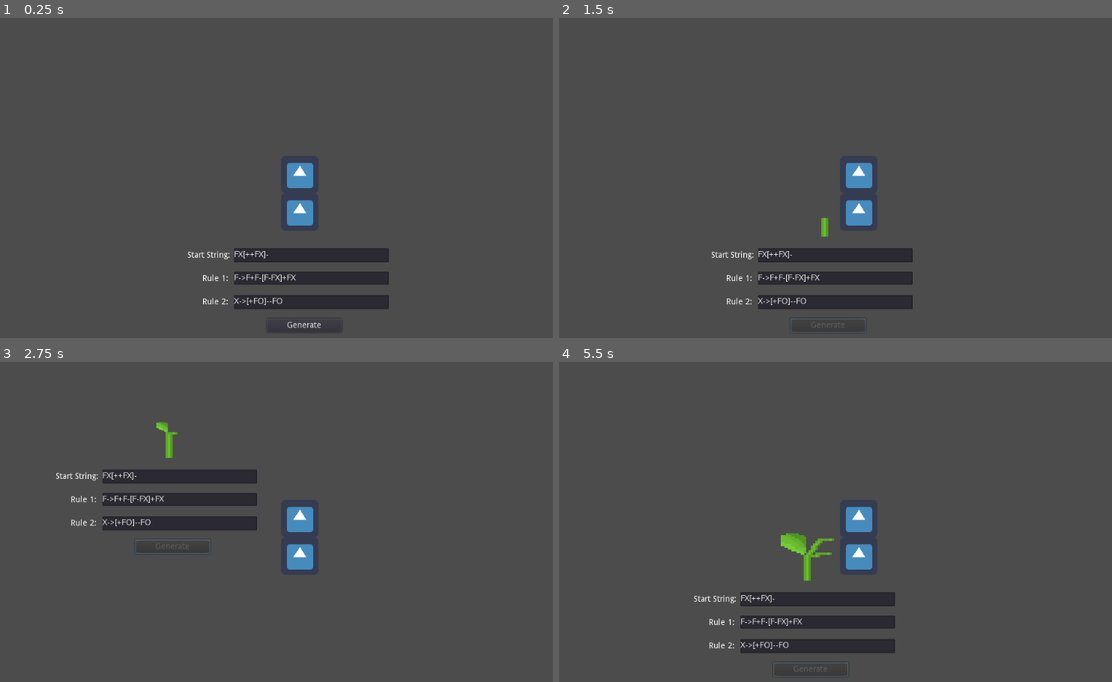
Above: before the commit, frames 1-4 (two rows, left to right).
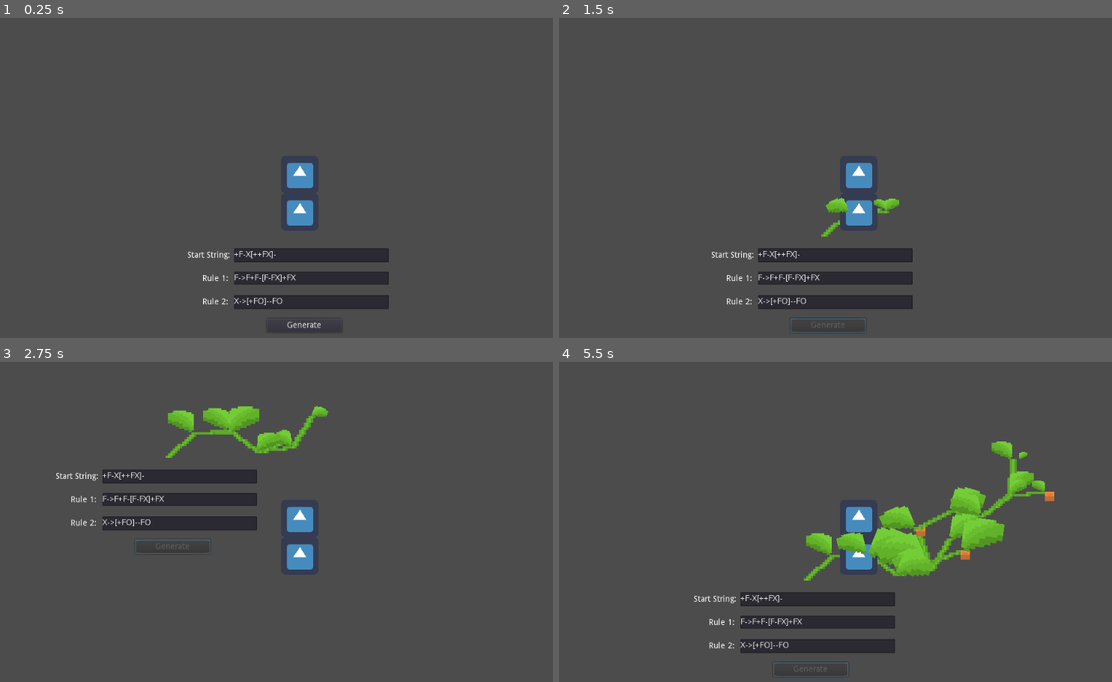
Above: after the commit, the same moments.

Repository: Maxime-Drelon/procedural-pumpkin
Game: Godot game, scene res://Main.tscn
Two runs of this game, one before a commit and one after it. Both use one fixed random seed, a clock stepped at 60 frames per second and the inputs below. The engine's default icon, where the game draws it, is replaced by a stand-in: a white triangle on a blue panel in a dark square.
Inputs:
- Up to frame 1 (0.25 s): no input
- Up to frame 2 (1.5 s): click "Generate" at 0.5 s; tap Enter at 1.25 s; hold D (move_right) from 1.28 s (still down)
- Up to frame 3 (2.75 s): release D (move_right) at 2.03 s; hold S (move_down) from 2.03 s (still down)
- Up to frame 4 (5.5 s): release S (move_down) at 2.78 s; hold D (move_right) 2.78-3.53 s; hold Z (move_up) 3.53-4.28 s; hold Q (move_left) from 4.28 s (still down)

The runs differ from the first frame. In frame 1, less than 0.1% of the frame differs, in the area x 42-50%, y 72-76%; in frame 2, 0.5%; in frame 3, 1.9%; in frame 4, 5.1%, in the area x 32-90%, y 24-76%.

Commit message:
[PUMKIN/PUMPKIN-LEAF] - adjusted leaf amount, bounce back time and Ysort for leafs

Diff:
--- a/Main.tscn
+++ b/Main.tscn
@@ -6,6 +6,8 @@
 [node name="Main" type="Node"]
 
 [node name="Pumpkin" parent="." instance=ExtResource( 1 )]
+growthInterval = 0.001
+drawingInterval = 0.001
 
 [node name="Player" parent="." instance=ExtResource( 2 )]
 position = Vector2( 0, -70 )
--- a/PumkinLeaf.gd
+++ b/PumkinLeaf.gd
@@ -19,7 +19,7 @@
 	growthTimer.start()
 
 func _physics_process(_delta):
-	if abs(rotation_degrees) + 0.1 >= abs(tiltAngle) and !reachedMaxAngle:
+	if abs(rotation_degrees) + 0.5 >= abs(tiltAngle) and !reachedMaxAngle:
 		reachedMaxAngle = true
 
 	if abs(rotation_degrees) - 1 <= 0.0:
--- a/PumkinLeaf.tscn
+++ b/PumkinLeaf.tscn
@@ -1,21 +1,21 @@
 [gd_scene load_steps=4 format=2]
 
-[ext_resource path="res://Assets/leaf.png" type="Texture" id=1]
+[ext_resource path="res://Assets/pumpkinLeaf.png" type="Texture" id=1]
 [ext_resource path="res://PumkinLeaf.gd" type="Script" id=2]
 
 [sub_resource type="RectangleShape2D" id=1]
-extents = Vector2( 6.65865, 5.50057 )
+extents = Vector2( 6, 5 )
 
 [node name="PumpkinLeaf" type="Area2D"]
 z_index = 5
 script = ExtResource( 2 )
 
 [node name="PumkinLeaf" type="Sprite" parent="."]
-position = Vector2( -7.01025, -5.99002 )
+position = Vector2( -8, -8 )
 texture = ExtResource( 1 )
 
 [node name="CollisionShape2D" type="CollisionShape2D" parent="."]
-position = Vector2( -7.01025, -5.99002 )
+position = Vector2( -7, -6 )
 shape = SubResource( 1 )
 
 [node name="Timer" type="Timer" parent="."]
--- a/Pumpkin.gd
+++ b/Pumpkin.gd
@@ -6,6 +6,9 @@
 export var angleMax : int = 50
 export var direction : Vector2 = Vector2(0, -1)
 export var randAngle : bool = true
+
+export var growthInterval : float = 0.1
+export var drawingInterval : float = 0.1
 
 var pos : Vector2 = Vector2(0, 0)
 var poses : Array = Array()
@@ -23,11 +26,15 @@
 onready var drawingTimer : Timer = get_node("Timer2")
 
 onready var tileMap : TileMap = get_node("TileMap")
+onready var ySort : YSort = get_node("YSort")
 
 onready var leaf : PackedScene = preload("res://PumkinLeaf.tscn")
 
 func _ready():
 	randomize()
+
+	growthTimer.wait_time = growthInterval
+	drawingTimer.wait_time = drawingInterval
 
 func draw_vine_bit():
 	if pointsIndex >= points.size():
@@ -52,25 +59,24 @@
 
 	growthTimer.stop()
 
-	if sentenceIndex % 2 == 0:
-		var localCellPosition = tileMap.map_to_world(pos)
-		var globalCellPosition = tileMap.to_global(localCellPosition)
+	var localCellPosition = tileMap.map_to_world(next_pos)
+	var globalCellPosition = tileMap.to_global(localCellPosition)
 
-		var scale : float = rand_range(3, 5.5)
-		var new_leaf : Node = leaf.instance()
+	var scale : float = rand_range(3, 5.5)
+	var new_leaf : Node = leaf.instance()
 
-		new_leaf.maxSize = scale
+	new_leaf.maxSize = scale
 
-		globalCellPosition.x = globalCellPosition.x - global_position.x
-		globalCellPosition.y = globalCellPosition.y - global_position.y
+	globalCellPosition.x = globalCellPosition.x - global_position.x
+	globalCellPosition.y = globalCellPosition.y - global_position.y
 
-		new_leaf.global_position = globalCellPosition
+	new_leaf.global_position = globalCellPosition
 
-		if leafs.size() % 2 == 0 and leafs.size() > 0:
-			new_leaf.invert()
+	if leafs.size() % 2 != 0:
+		new_leaf.invert()
 
-		leafs.append(new_leaf)
-		add_child(new_leaf)
+	leafs.append(new_leaf)
+	ySort.add_child(new_leaf)
 
 	drawingTimer.start()
 
--- a/Pumpkin.tscn
+++ b/Pumpkin.tscn
@@ -133,6 +133,7 @@
 
 [node name="Pumpkin" type="Node2D"]
 script = ExtResource( 2 )
+length = 15
 
 [node name="TileMap" type="TileMap" parent="."]
 tile_set = SubResource( 1 )
@@ -144,6 +145,8 @@
 
 [node name="Timer2" type="Timer" parent="."]
 wait_time = 0.1
+
+[node name="YSort" type="YSort" parent="."]
 
 [node name="Rules" type="Control" parent="."]
 margin_right = 40.0
@@ -213,7 +216,7 @@
 margin_top = 24.0
 margin_right = 152.0
 margin_bottom = 48.0
-text = "FX[++FX]-"
+text = "+F-X[++FX]-"
 __meta__ = {
 "_edit_use_anchors_": false
 }
Binary file removed: Assets/leaf.png
Binary file added: Assets/pumpkinLeaf.png
Not shown, changed: Assets/pumpkinLeaf.png.import
